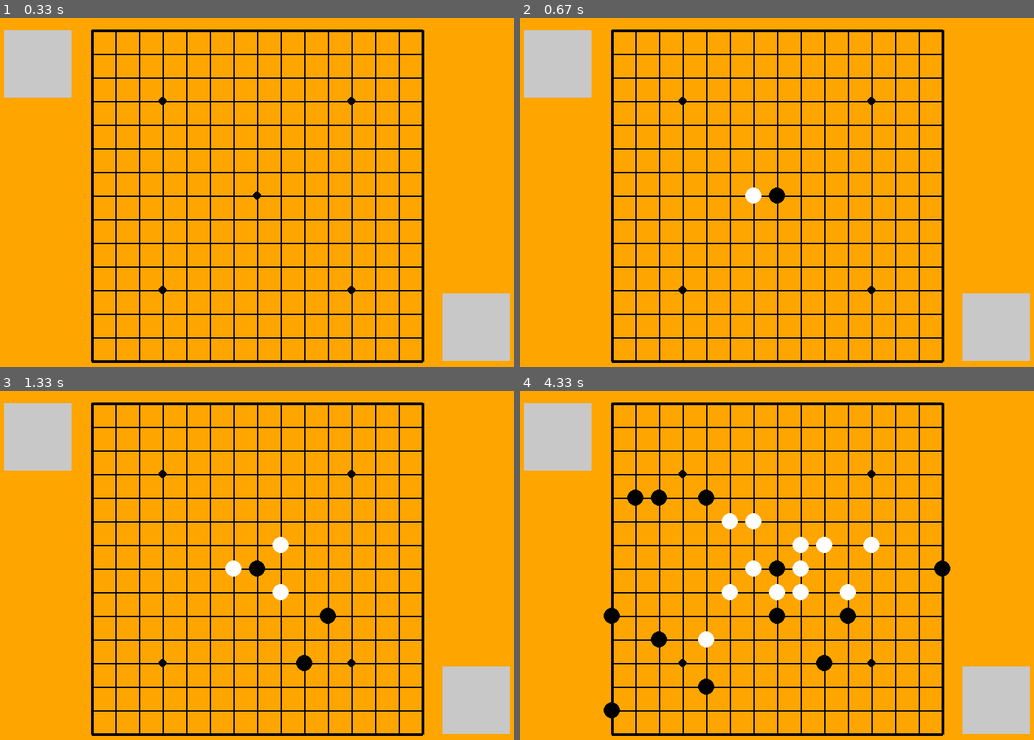
Above: before the commit, frames 1-4 (two rows, left to right).
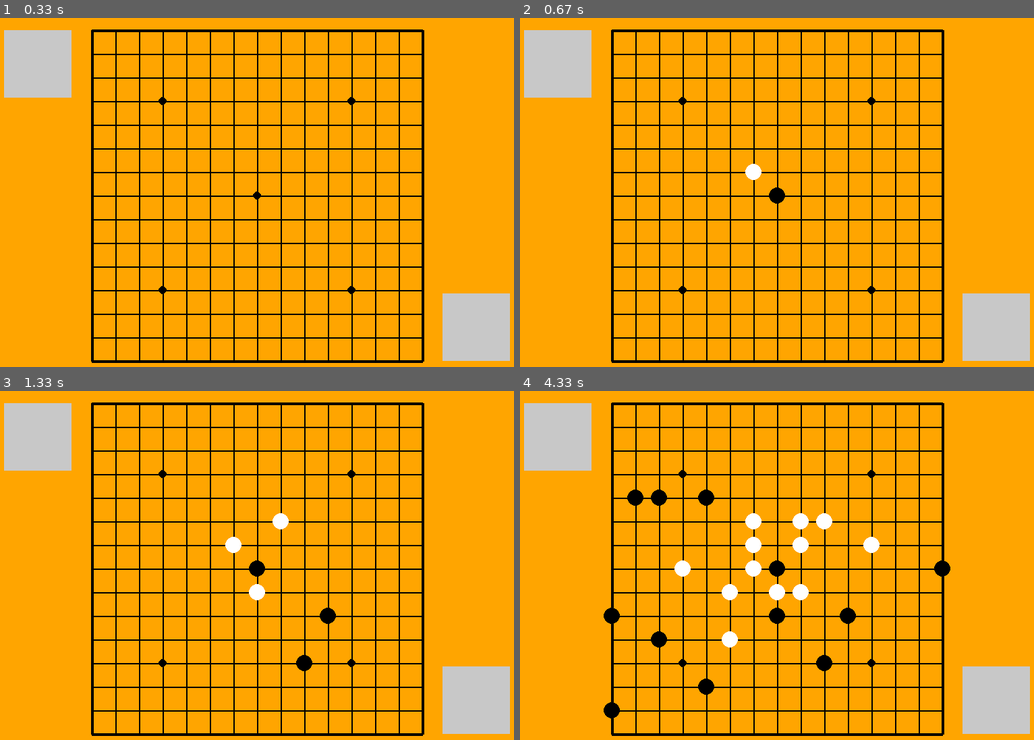
Above: after the commit, the same moments.

Repository: seancheng33/PygameProject
Game: pygame game, started from gobang/gobang.py
The game is run twice, just before and just after one commit, with the same random seed, the same clock (stepped at 60 frames per second) and the same inputs.
Inputs (mouse positions are in pixels of both pictures, inside the frame that each line leads up to):
- Up to frame 1 (0.33 s): no input
- Up to frame 2 (0.67 s): click (782, 195) at 0.38 s
- Up to frame 3 (1.33 s): click (313, 659) at 0.72 s; click (323, 603) at 1.05 s
- Up to frame 4 (4.33 s): click (653, 488) at 1.38 s; click (782, 617) at 1.72 s; click (705, 485) at 2.05 s; click (946, 558) at 2.38 s; click (607, 607) at 2.72 s; click (622, 488) at 3.05 s; click (653, 638) at 3.38 s; click (699, 687) at 3.72 s; click (617, 719) at 4.05 s

Frame 1 is identical in both runs. In frame 2, 0.2% of the frame differs, in the area x 43-47%, y 41-54%; in frame 3, 0.7%; in frame 4, 1.1%, in the area x 30-66%, y 35-74%.

Commit message:
修改readme.md文件

Diff:
--- a/gobang/gobang.py
+++ b/gobang/gobang.py
@@ -72,11 +72,7 @@
             elif point_array[j][i] == max_num:
                 max_list.append([j, i])
 
-    if len(max_list) > 1:
-        tmp = random.choice(max_list)
-    else:
-        tmp = max_list[0]
-
+    tmp = max_list[0]
     row = tmp[0]
     col = tmp[1]
 
@@ -173,7 +169,7 @@
 def main():
     pygame.init()
     screen = pygame.display.set_mode((800, 600))
-    pygame.display.set_caption('GoBang version 0.4 --Program by seancheng')
+    pygame.display.set_caption('GoBang version 0.6 --Program by Sean Cheng')
 
     win_font = pygame.font.Font(None, 120)
     win_str = ''
Not shown, changed: gobang/readme.md
Not shown, changed: readme.md
